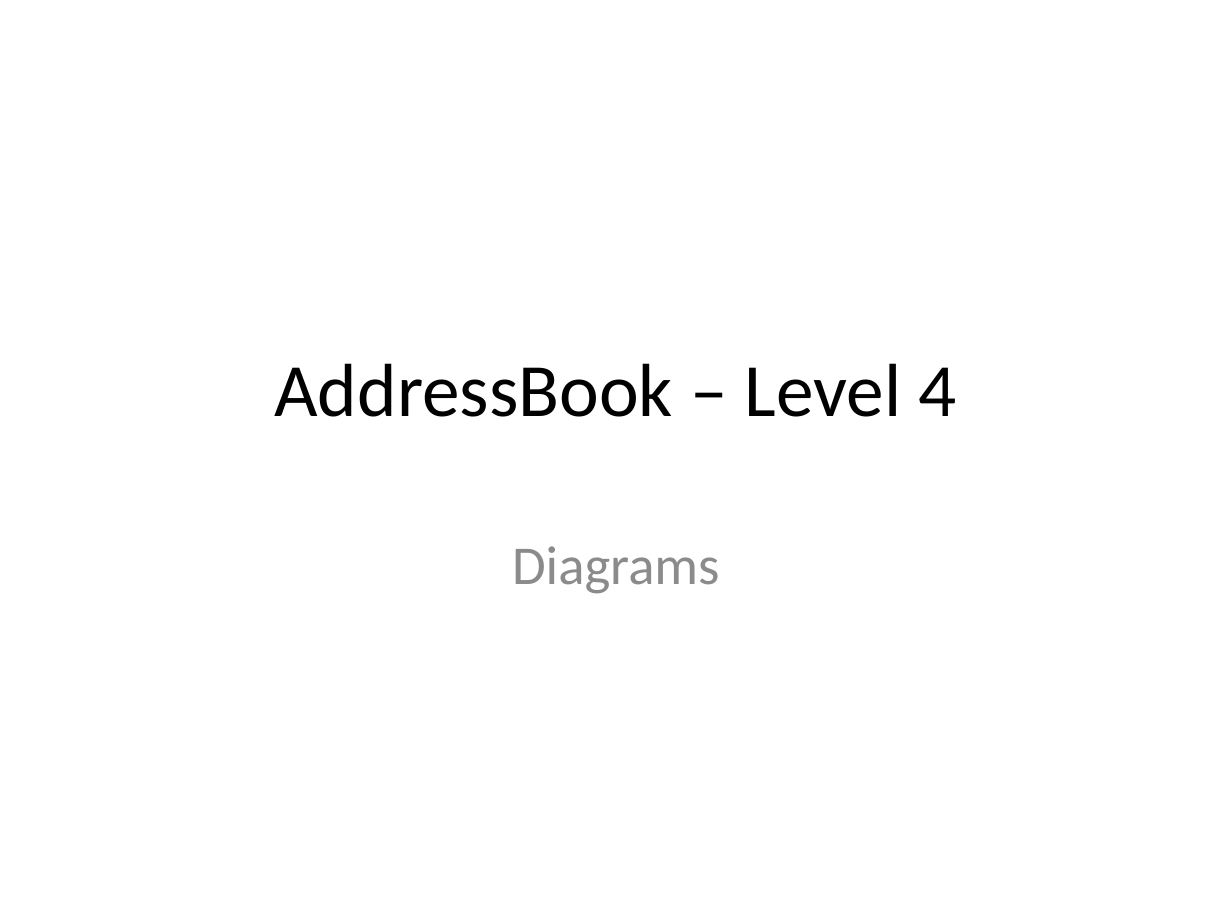
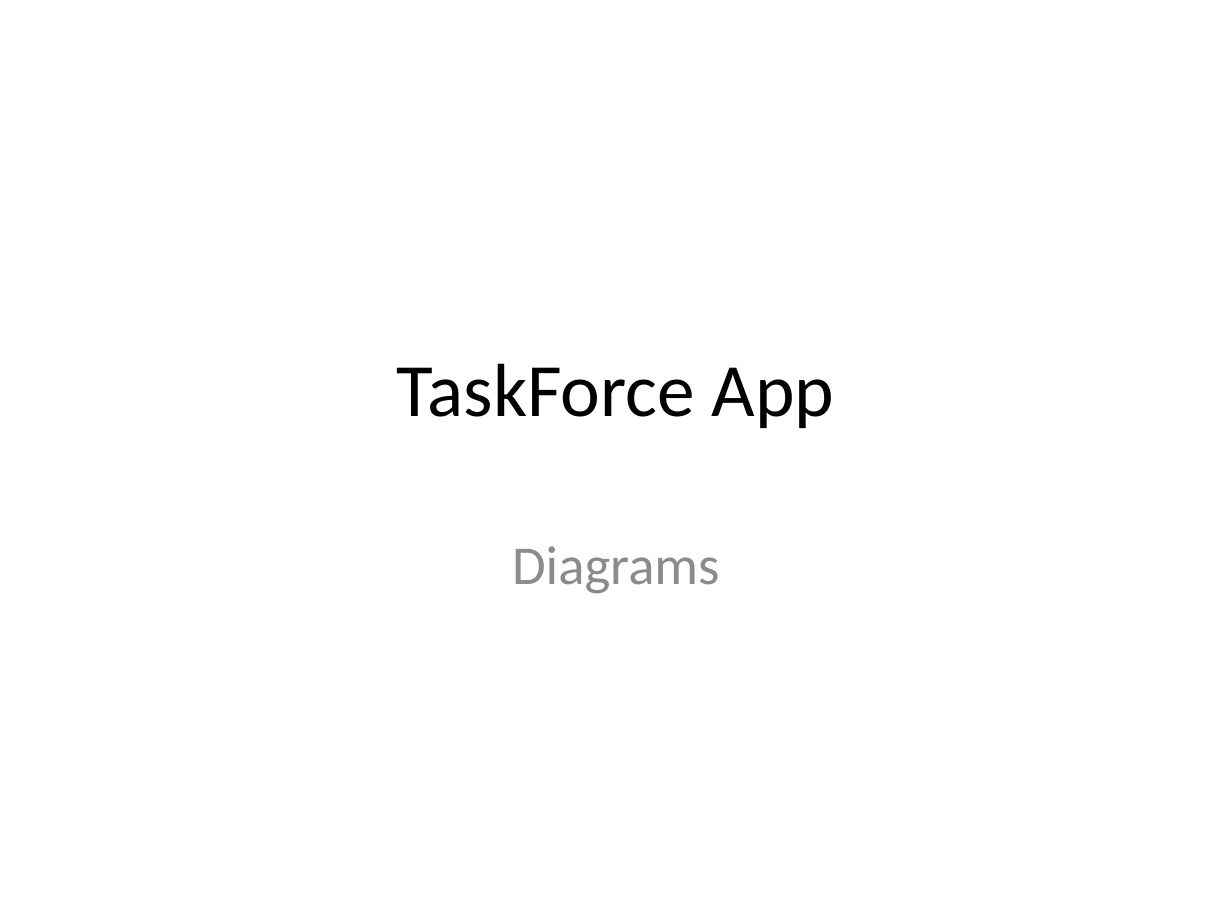
Before and after one commit to tanboonjoon/main, a slide deck: slide 1 of docs/diagrams/Diagrams.pptx. Drawn at 1232x924 pixels with LibreOffice and Linux fonts; fonts in the diff are those of the drawing. Boxes give left, top, right and bottom in pixels: in the first picture for what was removed or moved away, otherwise in the second. Text is boxed around its words. In the diff, an @@ line names an element or a change of style, - is before the commit and + after.

Commit message:
updated slides for diagrams, and diagram images

```diff
--- a/docs/diagrams/Diagrams.pptx
+++ b/docs/diagrams/Diagrams.pptx
@@ title at (397, 363, 835, 428): text changed @@
-AddressBook – Level 4
+TaskForce App
```
Also in this commit, not shown: 9 other files.
